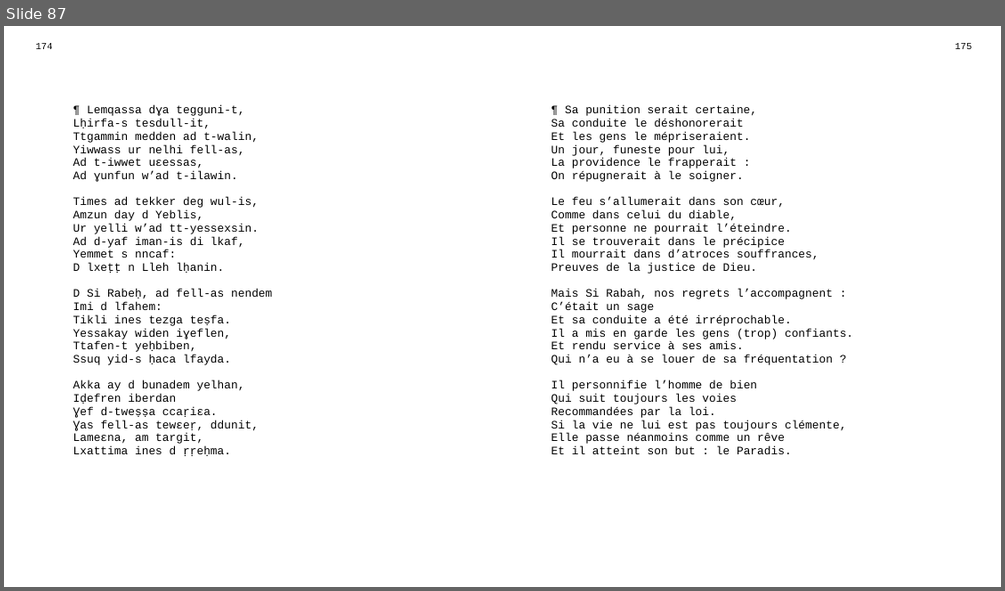
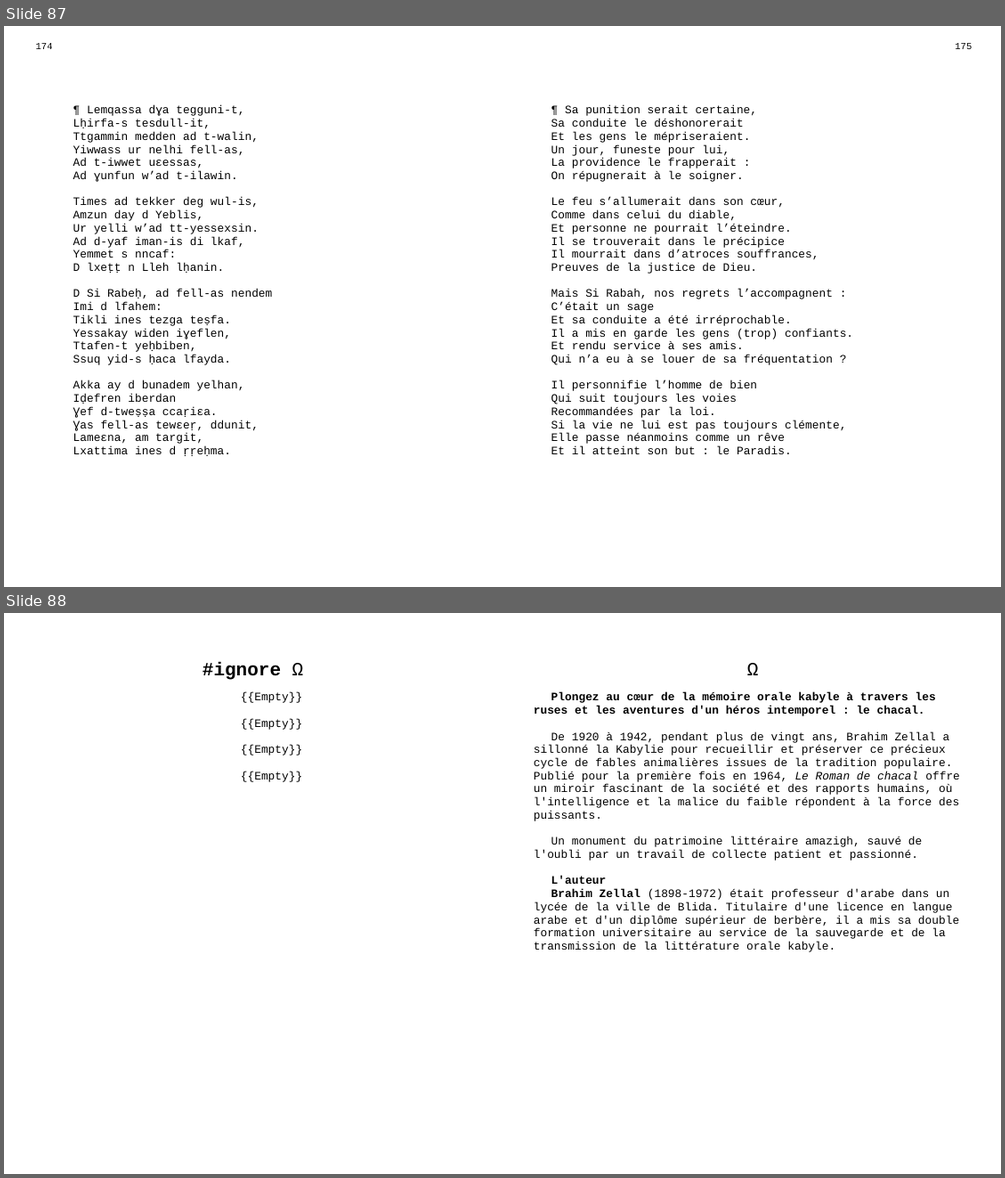
Before and after one commit to sferhah/tamacahut_n_wuccen, a slide deck: Uccen.ConsoleApp/Resources/pptx/uccen.pptx. Shown one above the other, each under a label of ours: slide 87 before the commit, slides 87 and 88 after it. The pictures are 1005x591 and 1005x1178 pixels, drawn with LibreOffice and Linux fonts; fonts in the diff are those of the drawing. Boxes give left, top, right and bottom in pixels: in the first picture for what was removed or moved away, otherwise in the second. Text is boxed around its words. In the diff, an @@ line names an element or a change of style, - is before the commit and + after.

```diff
--- a/Uccen.ConsoleApp/Resources/pptx/uccen.pptx
+++ b/Uccen.ConsoleApp/Resources/pptx/uccen.pptx
@@ slide 88 added at [4, 613, 1001, 1174], background #FFFFFF @@
@@ table added at [28, 625, 979, 1153], 3 rows, 3 columns @@
+ |  | 
+#ignore Ω |  | Ω
+{{Empty}} / {{Empty}} / {{Empty}} / {{Empty}} |  | Plongez au cœur de la mémoire orale kabyle à travers les ruses et les aventures d'un héros intemporel : le chacal. / De 1920 à 1942, pendant plus de vingt ans, Brahim Zellal a sillonné la Kabylie pour recueillir et préserver ce précieux cycle de fables animalières issues de la tradition populaire. Publié pour la première fois en 1964, Le Roman de chacal offre un miroir fascinant de la société et des rapports humains, où l'intelligence et la malice du faible répondent à la force des puissants. / Un monument du patrimoine littéraire amazigh, sauvé de l'oubli par un travail de collecte patient et passionné. / L'auteur / Brahim Zellal (1898-1972) était professeur d'arabe dans un lycée de la ville de Blida. Titulaire d'une licence en langue arabe et d'un diplôme supérieur de berbère, il a mis sa double formation universitaire au service de la sauvegarde et de la transmission de la littérature orale kabyle.
```
Also in this commit, not shown: 1 slide changed, 3 other files.
